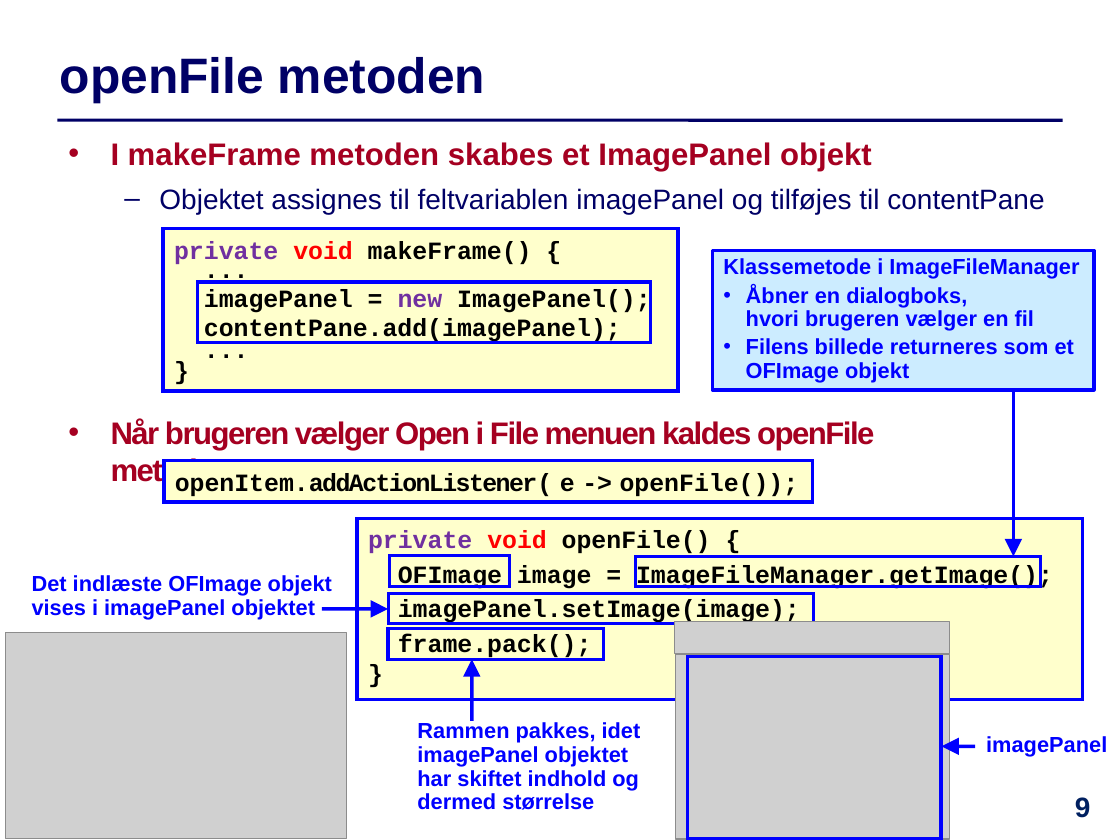
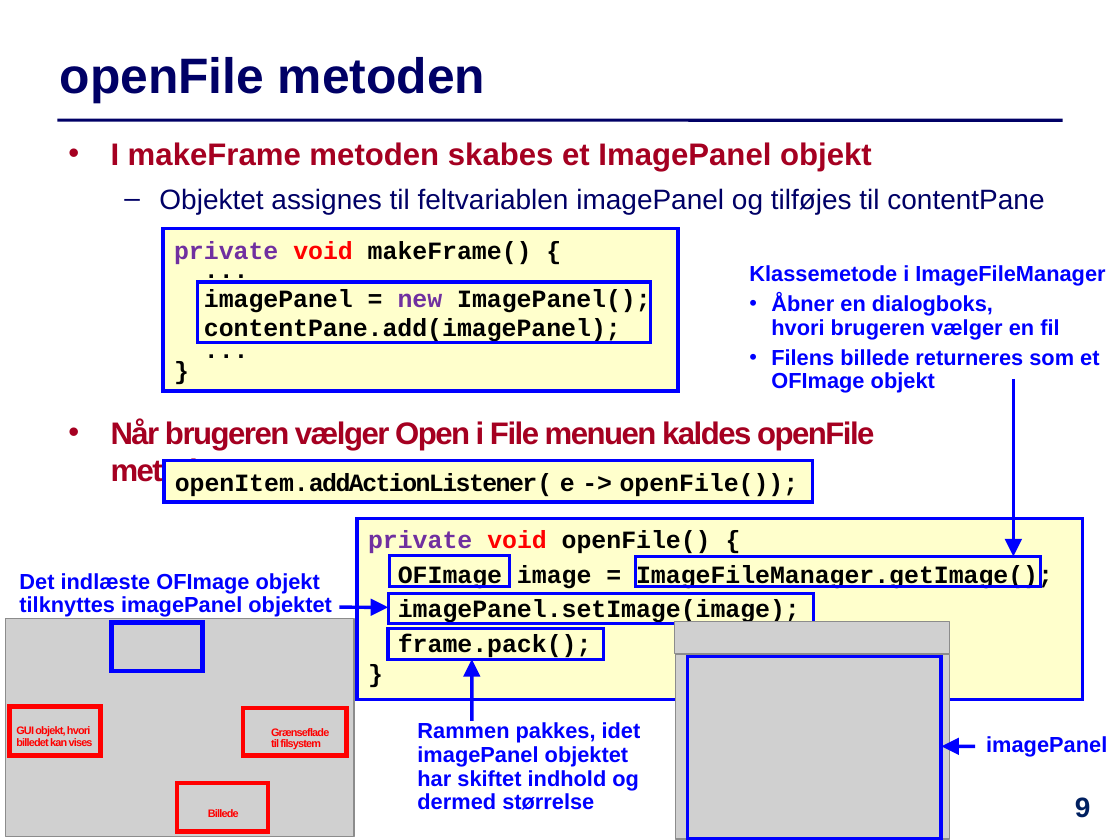
Before and after one commit to IntProgAU/Materiale, a slide deck: slide 9 of web/e23/uge_13/Slides-Uge13.pptx. Drawn at 1120x840 pixels with LibreOffice and Linux fonts; fonts in the diff are those of the drawing; grey boxes stand for pictures. Boxes give left, top, right and bottom in pixels: in the first picture for what was removed or moved away, otherwise in the second. Text is boxed around its words. In the diff, an @@ line names an element or a change of style, - is before the commit and + after.

```diff
--- a/web/e23/uge_13/Slides-Uge13.pptx
+++ b/web/e23/uge_13/Slides-Uge13.pptx
@@ text "Klassemetode i ImageFileManager": place and size @@
-text "Klassemetode i ImageFileManager" at box(712, 251, 1094, 391)
+text "Klassemetode i ImageFileManager" at box(749, 265, 1105, 393)
@@ text "Klassemetode i ImageFileManager" at box(749, 265, 1105, 393): fill #CCECFF to none; outline #0000FF 2.25 pt to none @@
@@ text at box(771, 294, 1099, 393): more space between paragraphs @@
@@ text at box(19, 573, 332, 617): text changed @@
-Det indlæste OFImage objekt vises i imagePanel objektet
+Det indlæste OFImage objekt tilknyttes imagePanel objektet
@@ picture: place and size @@
-picture at box(6, 633, 346, 839)
+picture at box(6, 619, 354, 838)
@@ arrow moved from (321, 609) - (388, 609) to (339, 607) - (388, 607) @@
@@ group added at box(9, 623, 347, 832): 4 rectangles, 3 texts @@
+Billede
+Grænseflade til filsystem
+GUI objekt, hvori billedet kan vises
```
Also in this commit, not shown: 13 other slides changed, 1 other file.
